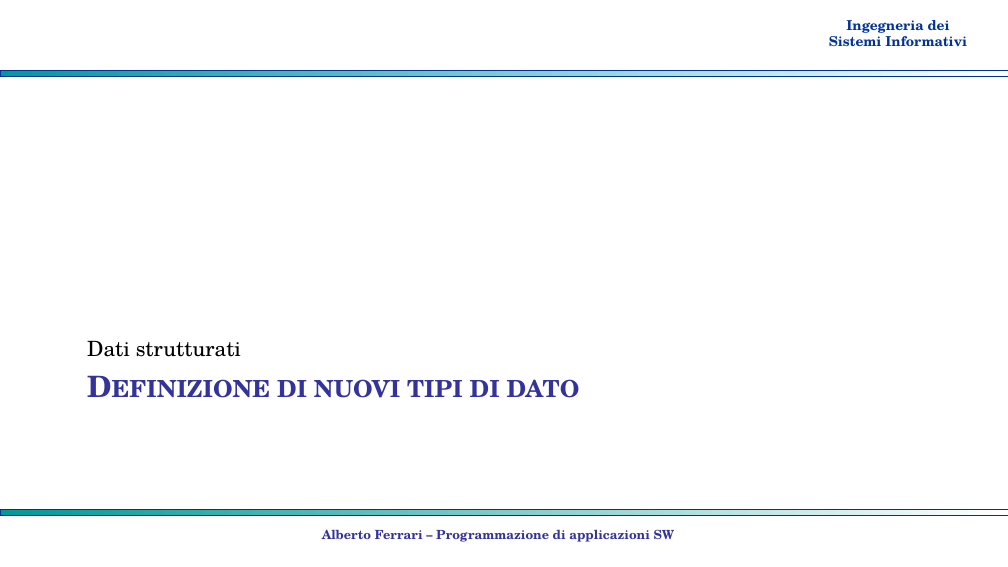
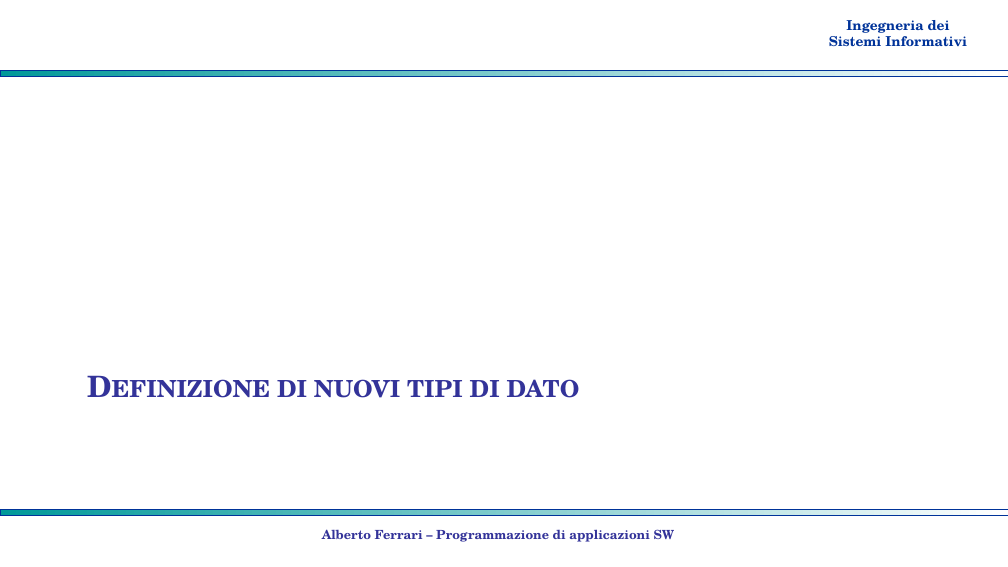
Before and after one commit to albertoferrari/pasw, a slide deck: slide 17 of lezioni/PASW03a - C++ tipi di dato.pptx. Drawn at 1008x567 pixels with LibreOffice and Linux fonts; fonts in the diff are those of the drawing; background and template pictures are left out. Boxes give left, top, right and bottom in pixels: in the first picture for what was removed or moved away, otherwise in the second. Text is boxed around its words. In the diff, an @@ line names an element or a change of style, - is before the commit and + after.

```diff
--- a/lezioni/PASW03a - C++ tipi di dato.pptx
+++ b/lezioni/PASW03a - C++ tipi di dato.pptx
@@ text removed at (87,340,241,357) @@
-Dati strutturati
```
Also in this commit, not shown: 9 other slides changed, 4 slides added, 3 other files.
